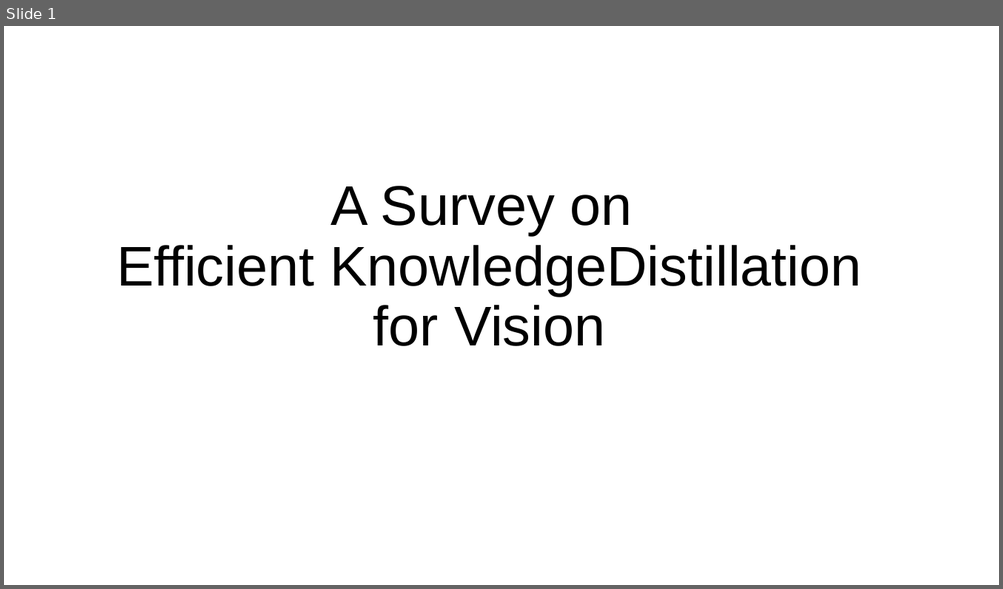
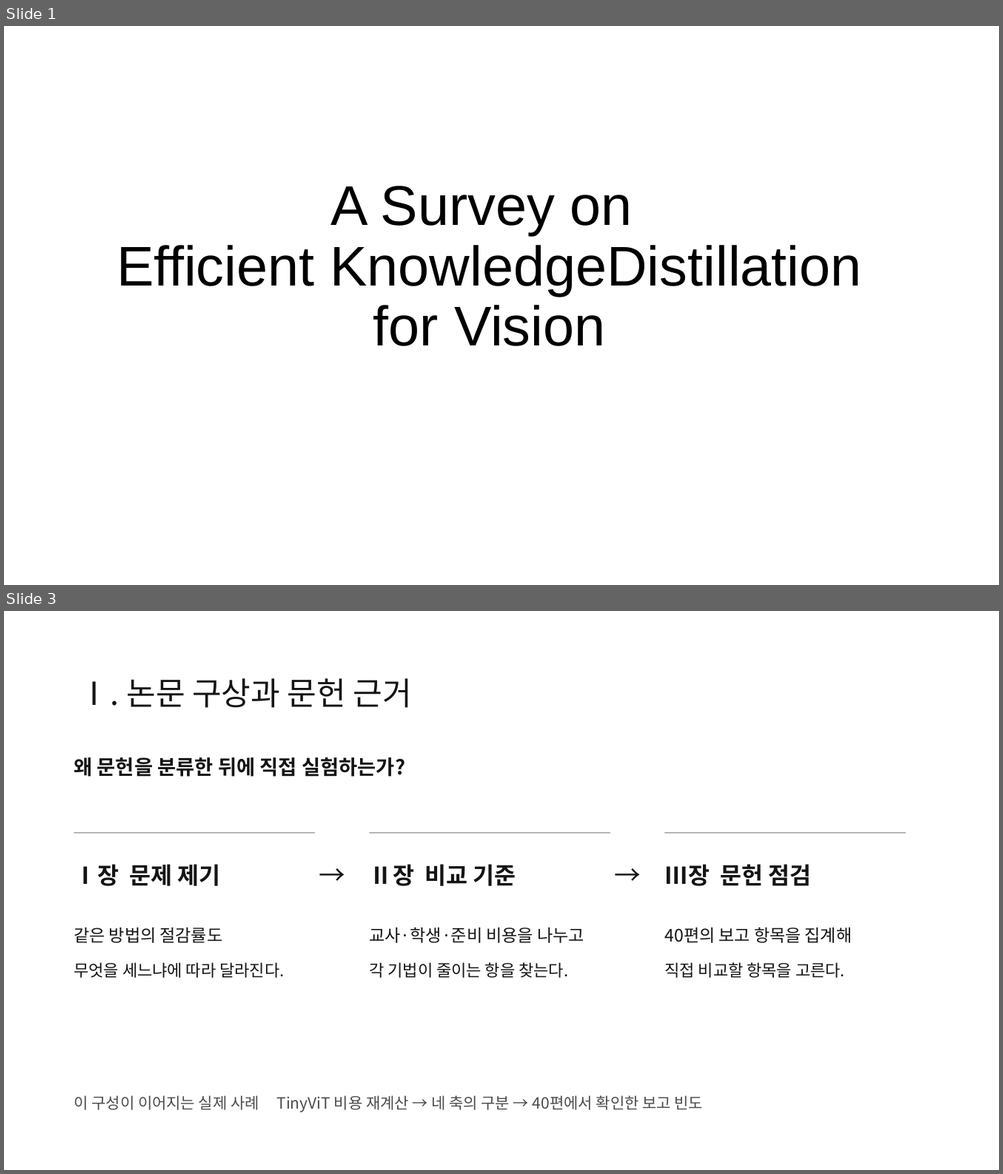
Before and after one commit to jeehoo0507/Efficient-KD-for-Vision, a slide deck: presentations/vision-kd-seminar/EKD-seminar.pptx. Shown one above the other, each under a label of ours: slide 1 before the commit, slides 1 and 3 after it; the slides between them are not shown. The pictures are 1003x589 and 1003x1174 pixels, drawn with LibreOffice and Linux fonts; fonts in the diff are those of the drawing. Boxes give left, top, right and bottom in pixels: in the first picture for what was removed or moved away, otherwise in the second. Text is boxed around its words. In the diff, an @@ line names an element or a change of style, - is before the commit and + after.

```diff
--- a/presentations/vision-kd-seminar/EKD-seminar.pptx
+++ b/presentations/vision-kd-seminar/EKD-seminar.pptx
@@ slide 3 added at <box>4,611,999,1170</box>, background #FFFFFF @@
@@ title added at <box>79,678,412,708</box>, 30.8 pt, text #141414 @@
+Ⅰ. 논문 구상과 문헌 근거
@@ text added at <box>74,758,405,777</box>, 19.5 pt, text #141414, bold @@
+왜 문헌을 분류한 뒤에 직접 실험하는가?
@@ rectangle added at <box>74,832,315,833</box>, fill #AAAAAA @@
@@ rectangle added at <box>370,832,611,833</box>, fill #AAAAAA @@
@@ rectangle added at <box>664,832,905,833</box>, fill #AAAAAA @@
@@ text added at <box>318,850,365,900</box>, 25.5 pt, text #141414 @@
+→
@@ text added at <box>614,850,660,900</box>, 25.5 pt, text #141414 @@
+→
@@ text added at <box>74,864,221,886</box>, 22.5 pt, text #141414, bold @@
+Ⅰ장 문제 제기
@@ text added at <box>369,864,516,886</box>, 22.5 pt, text #141414, bold @@
+Ⅱ장 비교 기준
@@ text added at <box>665,864,811,886</box>, 22.5 pt, text #141414, bold @@
+Ⅲ장 문헌 점검
@@ text added at <box>74,928,223,943</box>, 16.5 pt, text #141414 @@
+같은 방법의 절감률도
@@ text added at <box>369,927,584,943</box>, 16.5 pt, text #141414 @@
+교사·학생·준비 비용을 나누고
@@ text added at <box>665,927,852,943</box>, 16.5 pt, text #141414 @@
+40편의 보고 항목을 집계해
@@ text added at <box>74,963,284,978</box>, 15.8 pt, text #141414 @@
+무엇을 세느냐에 따라 달라진다.
@@ text added at <box>369,963,568,978</box>, 15.8 pt, text #141414 @@
+각 기법이 줄이는 항을 찾는다.
@@ text added at <box>664,963,845,978</box>, 15.8 pt, text #141414 @@
+직접 비교할 항목을 고른다.
@@ text added at <box>74,1096,703,1113</box>, 15 pt, text #4B4B4B @@
+이 구성이 이어지는 실제 사례 TinyViT 비용 재계산 → 네 축의 구분 → 40편에서 확인한 보고 빈도
```
Also in this commit, not shown: 5 slides changed, 9 other slides added, 13 slides removed, 22 other files.
